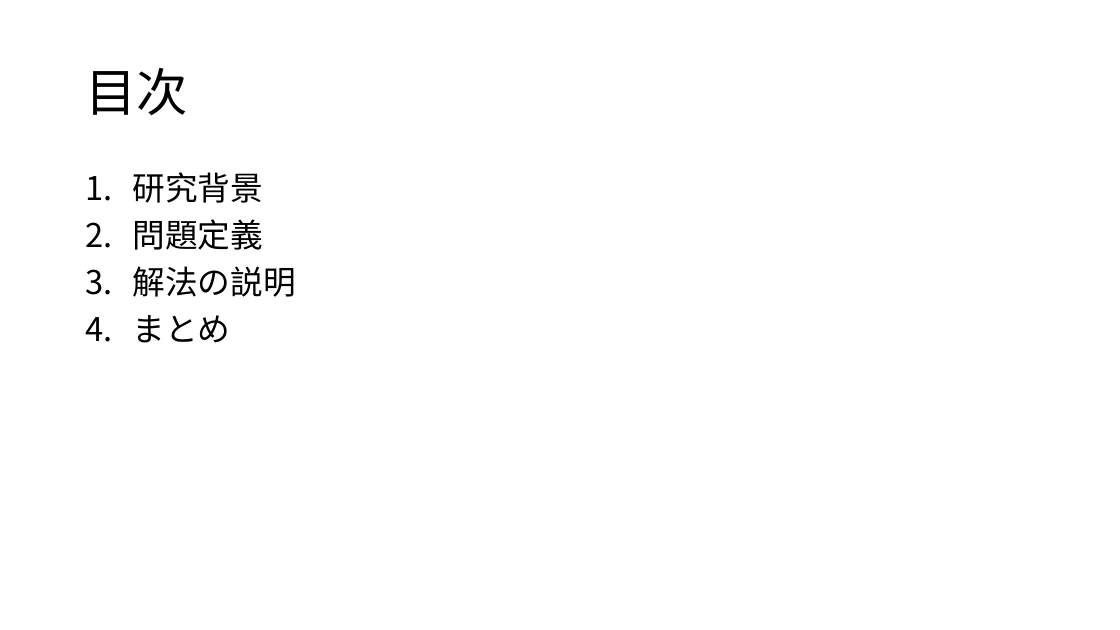
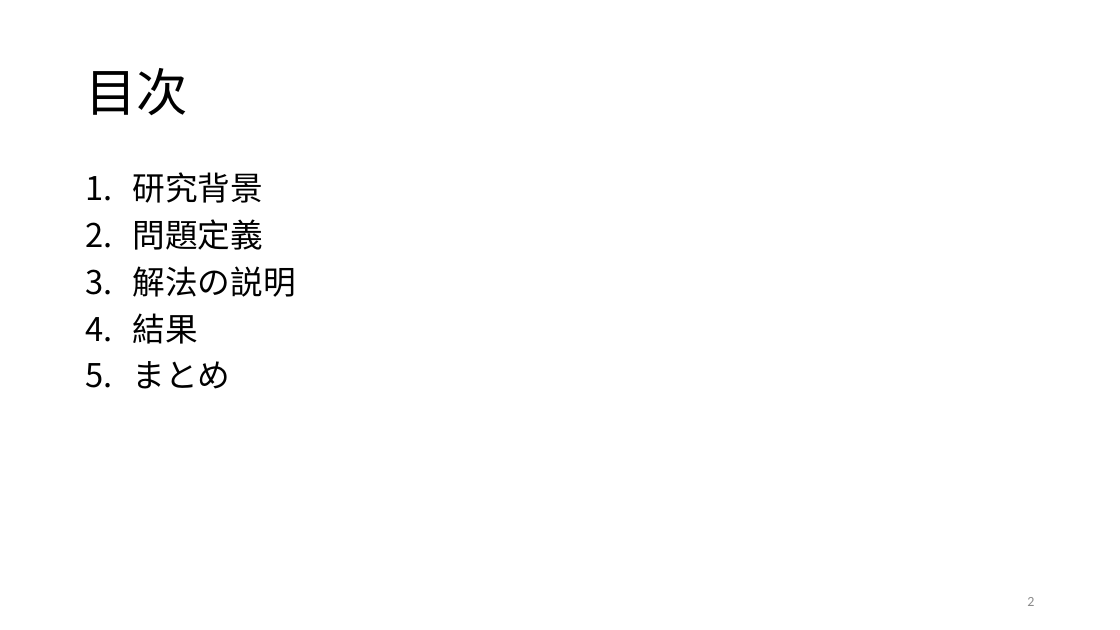
Before and after one commit to r-kurosu/kline, a slide deck: slide 2 of 卒論発表スライド.pptx. Drawn at 1120x630 pixels with LibreOffice and Linux fonts; fonts in the diff are those of the drawing. Boxes give left, top, right and bottom in pixels: in the first picture for what was removed or moved away, otherwise in the second. Text is boxed around its words. In the diff, an @@ line names an element or a change of style, - is before the commit and + after.

```diff
--- a/卒論発表スライド.pptx
+++ b/卒論発表スライド.pptx
@@ text at box(133, 313, 198, 344): paragraph added @@
+4. 結果
@@ page number added at box(1027, 597, 1034, 606), 12 pt, text #8C8C8C @@
+2
```
Also in this commit, not shown: 1 other slide changed, 24 slides added, 36 other files.
